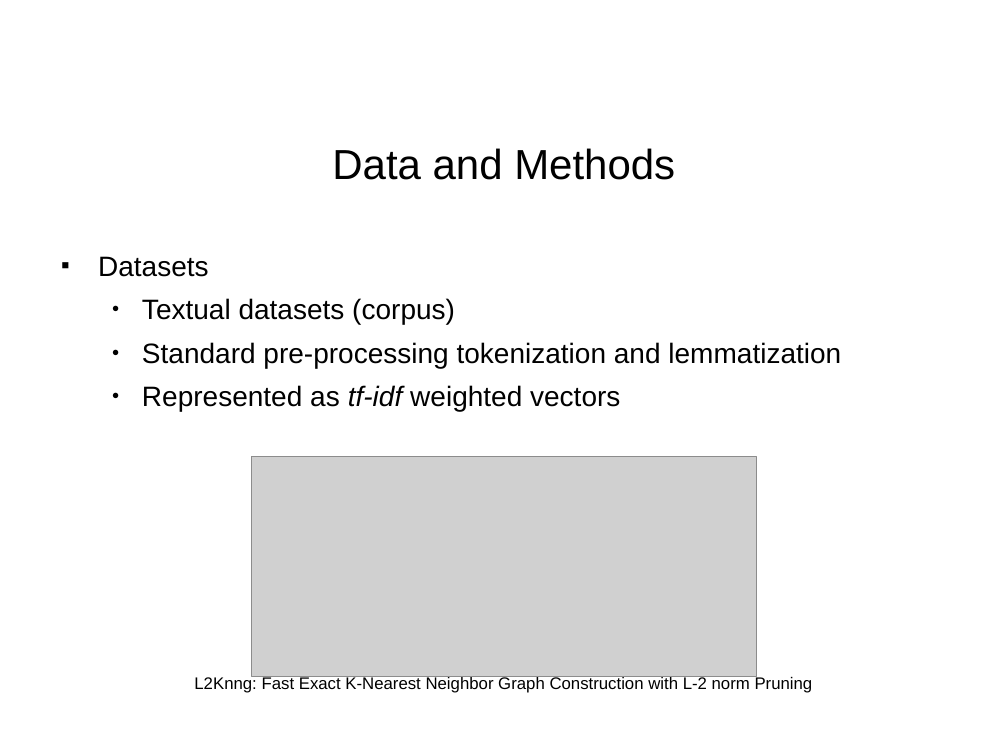
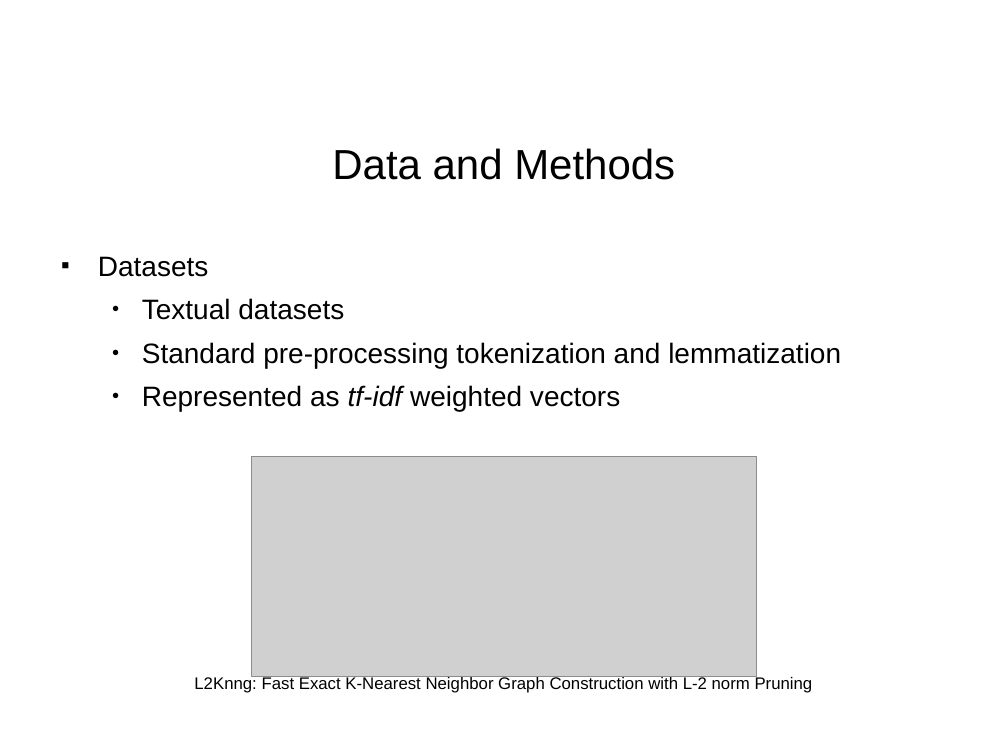
Before and after one commit to paulohq/apresentacao-L2KNNG, a slide deck: slide 9 of apresentacao-L2KNNG.ppt (slide 8 before the commit). Drawn at 1008x756 pixels with LibreOffice and Linux fonts; fonts in the diff are those of the drawing; grey boxes stand for pictures; background and template pictures are left out. Boxes give left, top, right and bottom in pixels: in the first picture for what was removed or moved away, otherwise in the second. Text is boxed around its words. In the diff, an @@ line names an element or a change of style, - is before the commit and + after.

```diff
--- a/apresentacao-L2KNNG.ppt
+++ b/apresentacao-L2KNNG.ppt
@@ text at box(142, 298, 344, 320): text changed @@
-  ● Textual datasets (corpus)
+  ● Textual datasets
```
Also in this commit, not shown: 5 other slides changed, 7 slides added, 5 slides removed, 2 other files.
